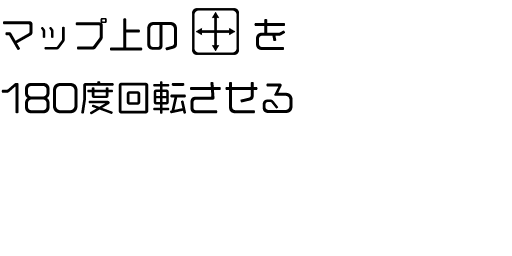
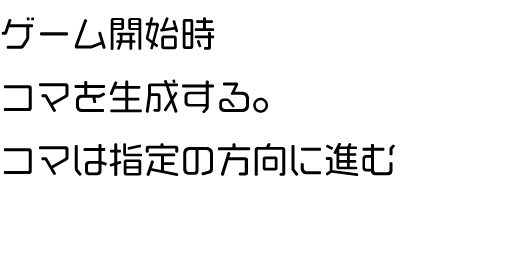
Layers edited between the first and the second 512 × 256 image:
hid "マップ上の を 180度回転させる" over [1, 18, 293, 115]
hid "Icon_Arrow" over [192, 8, 239, 55]
renamed "ゲーム開始時 プレイヤーを生成する。 プレイヤーは指定の方向に進む" to "ゲーム開始時 コマを生成する。 コマは指定の方向に進む", showed it, painted on it over [1, 17, 395, 176]
